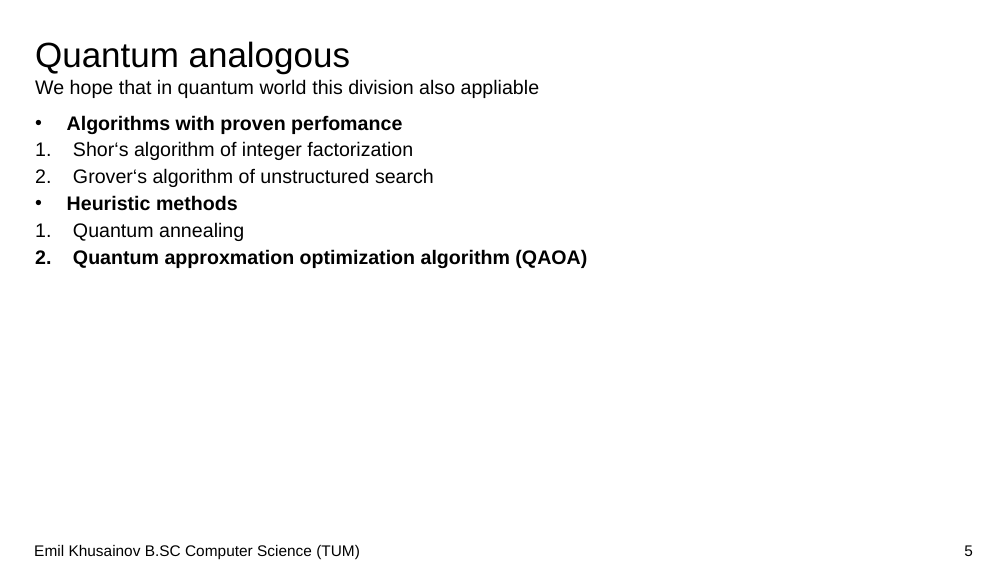
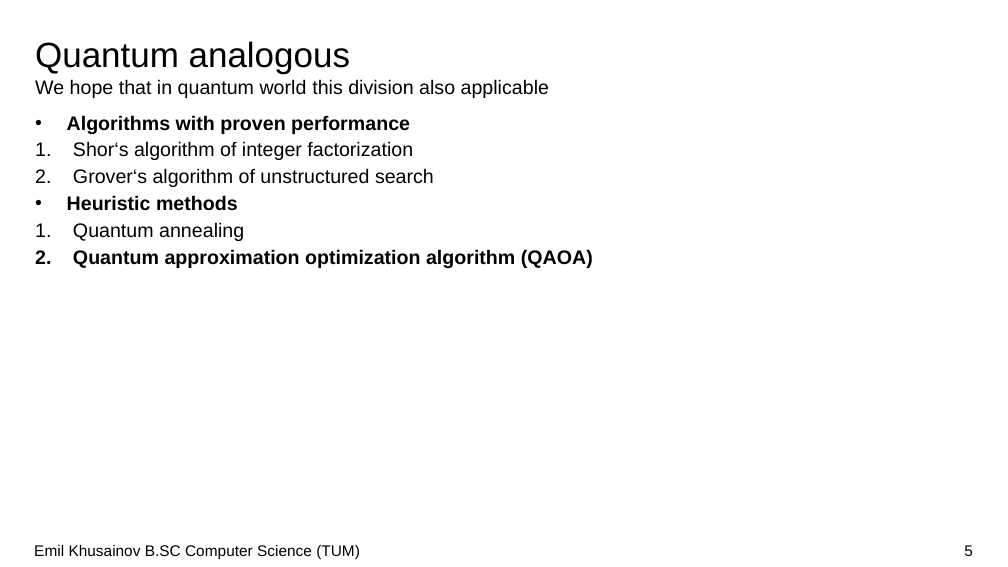
Before and after one commit to emilkanic0909/MaxCutQuiskitSeminar, a slide deck: slide 5 of Khuisainov MaxCut Presentation.pptx. Drawn at 1008x567 pixels with LibreOffice and Linux fonts; fonts in the diff are those of the drawing; background and template pictures are left out. Boxes give left, top, right and bottom in pixels: in the first picture for what was removed or moved away, otherwise in the second. Text is boxed around its words. In the diff, an @@ line names an element or a change of style, - is before the commit and + after.

```diff
--- a/Khuisainov MaxCut Presentation.pptx
+++ b/Khuisainov MaxCut Presentation.pptx
@@ text at (x1=35, y1=79, x2=549, y2=98): text changed @@
-We hope that in quantum world this division also appliable
+We hope that in quantum world this division also applicable
@@ text at (x1=67, y1=115, x2=410, y2=134): text changed @@
-• Algorithms with proven perfomance
+• Algorithms with proven performance
@@ text at (x1=73, y1=249, x2=593, y2=268): text changed @@
-2. Quantum approxmation optimization algorithm (QAOA)
+2. Quantum approximation optimization algorithm (QAOA)
```
Also in this commit, not shown: 6 other slides changed, 2 slides added, 20 other files.
